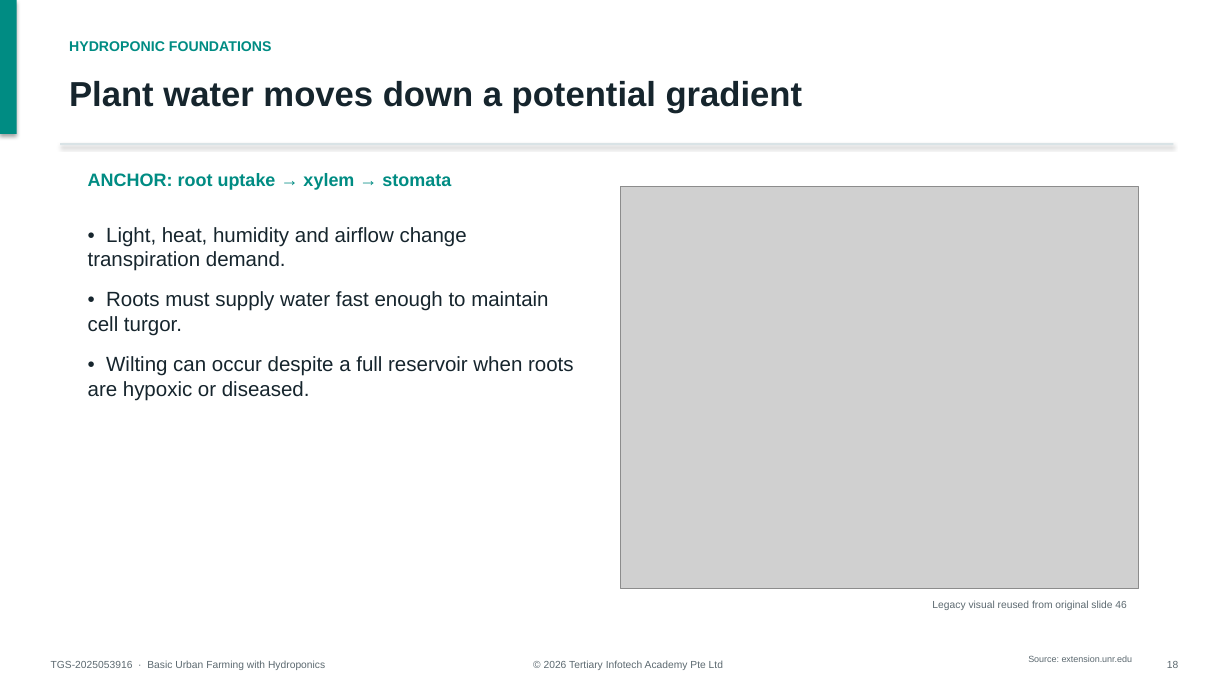
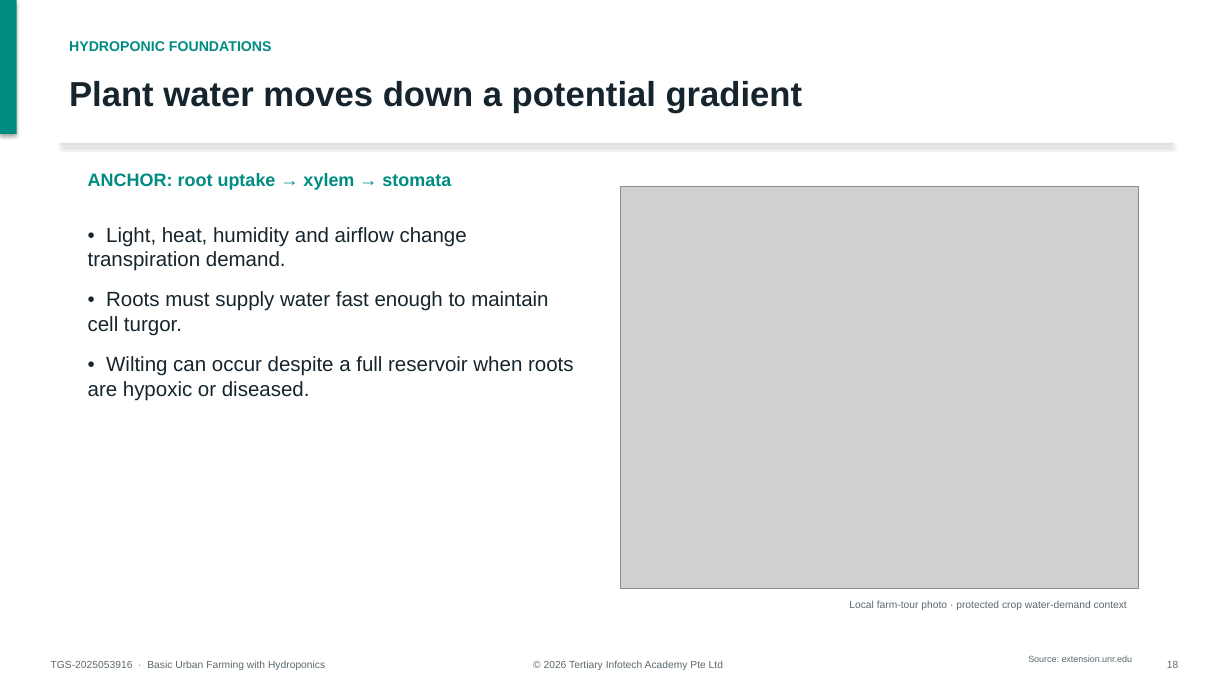
Before and after one commit to tertiarycourses/TGS-2025053916-Basic-Urban-Farming-with-Hydroponics, a slide deck: slide 18 of courseware/WSQ-Course-Slides-TGS-2025053916-Basic-Urban-Farming-with-Hydroponics-v2.0.pptx. Drawn at 1232x693 pixels with LibreOffice and Linux fonts; fonts in the diff are those of the drawing; grey boxes stand for pictures. Boxes give left, top, right and bottom in pixels: in the first picture for what was removed or moved away, otherwise in the second. Text is boxed around its words. In the diff, an @@ line names an element or a change of style, - is before the commit and + after.

Commit message:
feat: replace repeated photos with local farm images

```diff
--- a/courseware/WSQ-Course-Slides-TGS-2025053916-Basic-Urban-Farming-with-Hydroponics-v2.0.pptx
+++ b/courseware/WSQ-Course-Slides-TGS-2025053916-Basic-Urban-Farming-with-Hydroponics-v2.0.pptx
@@ text at (849, 600, 1127, 610): text changed @@
-Legacy visual reused from original slide 46
+Local farm-tour photo · protected crop water-demand context
```
Also in this commit, not shown: 2 other slides changed, 4 other files.
